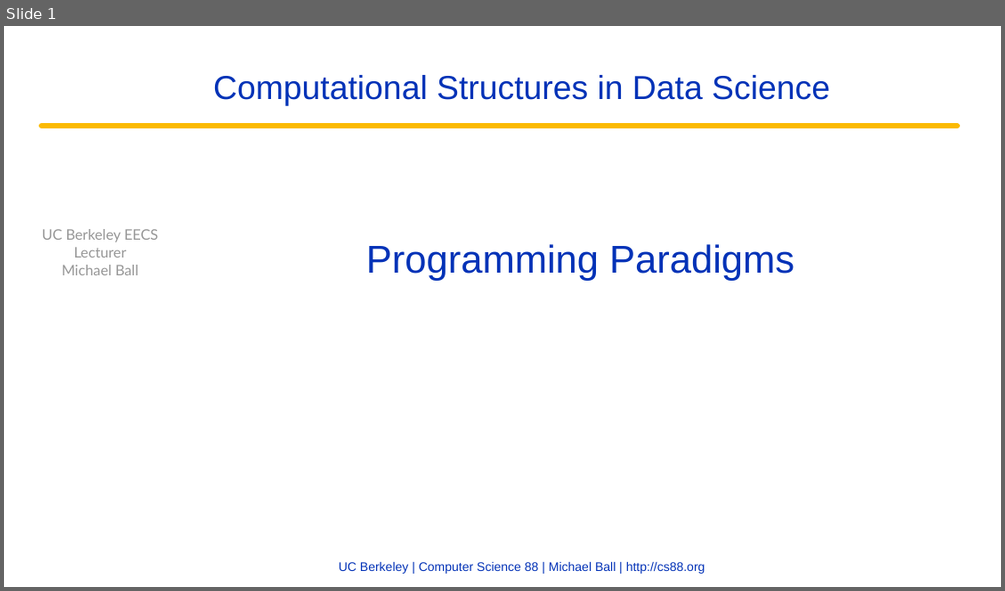
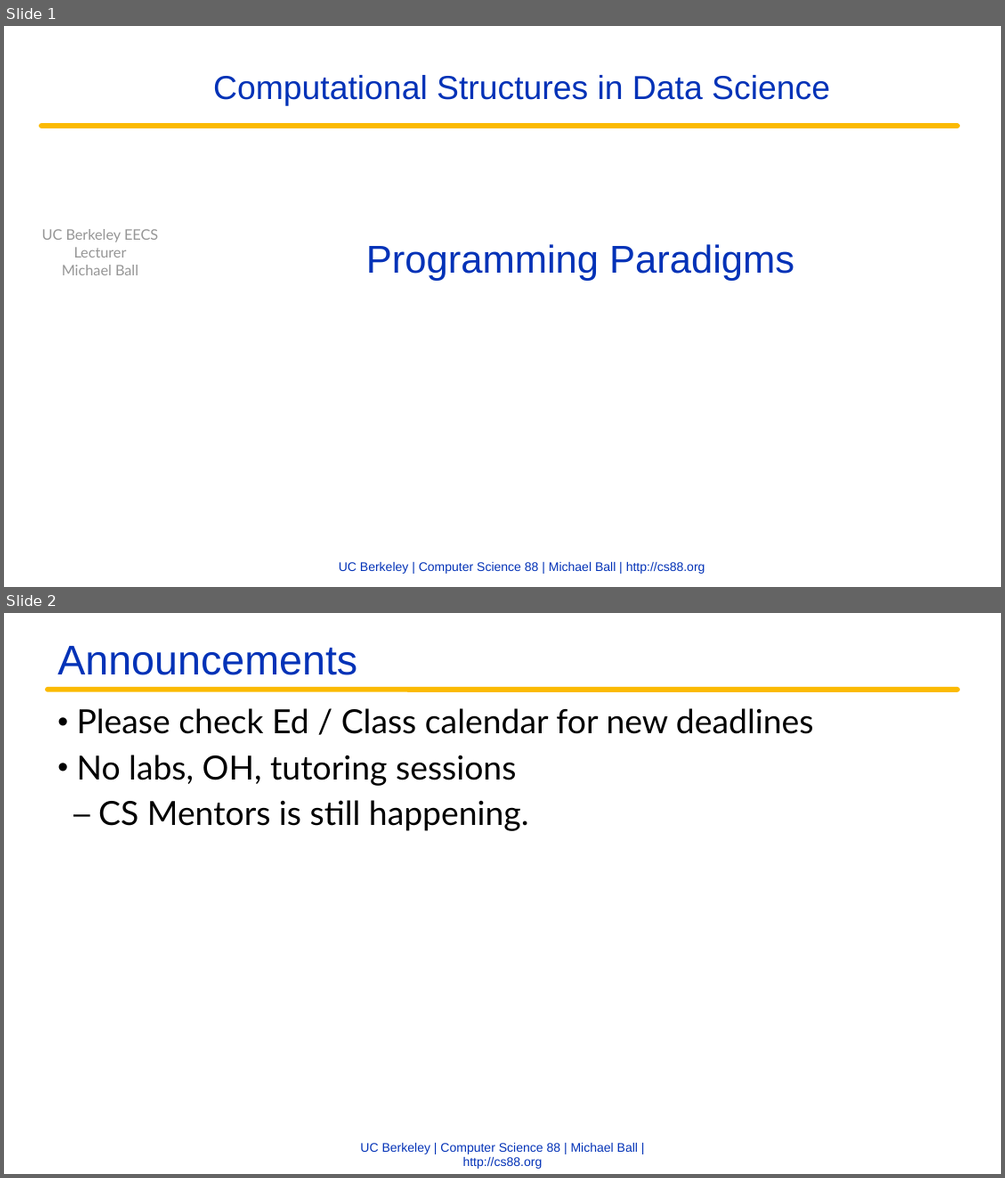
Before and after one commit to cs88-website/fa22, a slide deck: assets/slides/fa22/24-Paradigms.pptx. Shown one above the other, each under a label of ours: slide 1 before the commit, slides 1 and 2 after it. The pictures are 1005x591 and 1005x1178 pixels, drawn with LibreOffice and Linux fonts; fonts in the diff are those of the drawing; background and template pictures are left out. Boxes give left, top, right and bottom in pixels: in the first picture for what was removed or moved away, otherwise in the second. Text is boxed around its words. In the diff, an @@ line names an element or a change of style, - is before the commit and + after.

```diff
--- a/assets/slides/fa22/24-Paradigms.pptx
+++ b/assets/slides/fa22/24-Paradigms.pptx
@@ slide 2 added at (4,613,1001,1174), background #FFFFFF @@
@@ title added at (57,646,357,675), 30 pt, text #0332B7 @@
+Announcements
@@ freeform shape added at (48,690,957,690), outline #FBBA03 3.75 pt @@
@@ text added at (77,708,814,831), 24 pt, text #000000 @@
+• Please check Ed / Class calendar for new deadlines
+• No labs, OH, tutoring sessions
+  – CS Mentors is still happening.
@@ text added at (253,881,752,909), 10.5 pt, text #FFFFFF @@
+Source Code Pro
@@ text added at (360,1143,638,1168), 9 pt, text #0332B7 @@
+UC Berkeley | Computer Science 88 | Michael Ball | http://cs88.org
```
Also in this commit, not shown: 3 slides changed, 2 other slides added, 5 other files.
